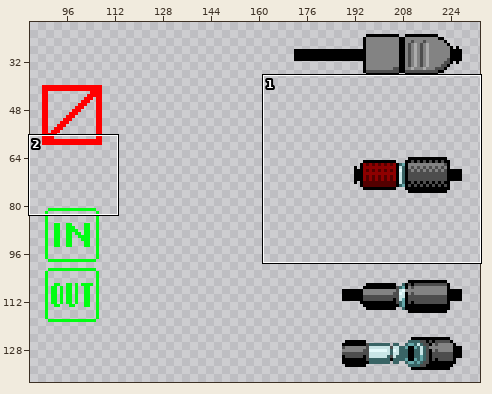
Sprite sheet: connector/connectors.png. The picture above shows the old version from afar; the outline marks the close-up.
Close-up. Before:
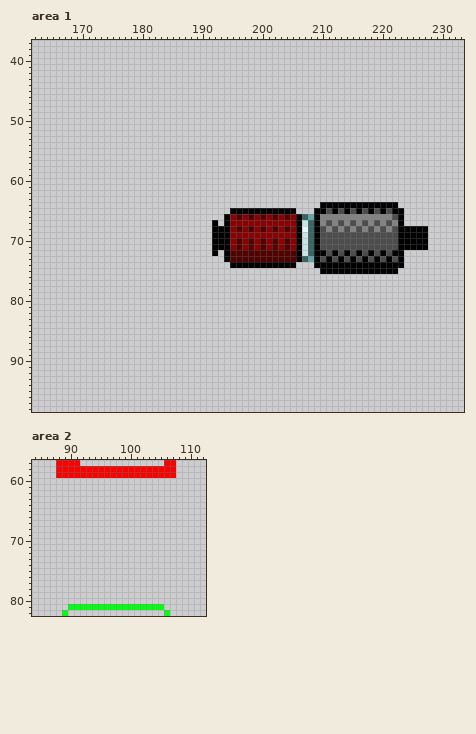
The file is 320x200 pixels. Shown: area 1: x 162..233, y 37..98; area 2: x 84..112, y 57..82. The old version is drawn lined up with the new one. The wide view leaves out empty margins.
Once edited:
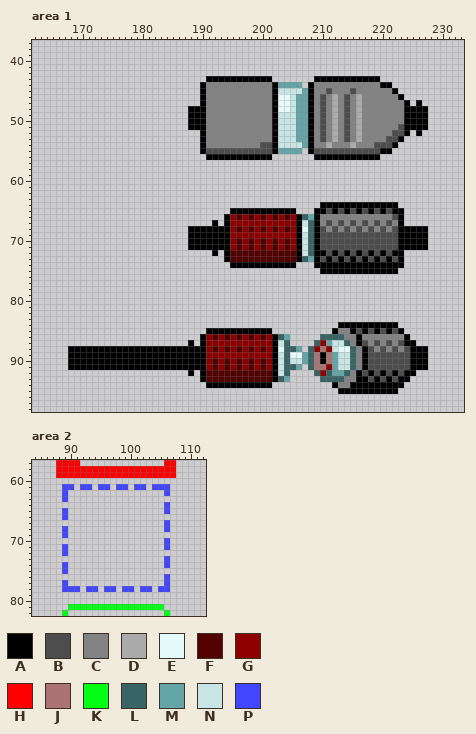
Palette (. is transparent): A #000000  B #4d4d4d  C #838383  D #ababab  E #e4fafb  F #530000  G #8e0000  H #ff0000  J #ab7374  K #00ff12  L #396465  M #64a6a8  N #c8e5e6  P #4246ff
The exact change:
drawings rearranged on the sheet (the old picture shows each at its new place; 1 dropped ones are not shown)
--- area 1
@@ x 186..229 @@
 42 ............................................
-43 ............................................
-44 ............................................
-45 ............................................
-46 ............................................
-47 ............................................
-48 ............................................
-49 ............................................
-50 ............................................
-51 ............................................
-52 ............................................
-53 ............................................
-54 ............................................
-55 ............................................
-56 ............................................
+43 .....AAAAAAAAAAA.......AAAAAAAAAAA..........
+44 ....ACCCCCCCCCCCAMMMM.ACCCCCCCCCCCAA........
+45 ....ACCCCCCCCCCCANNNNMACCBCCCBCCCCCCA.......
+46 ....ACCCCCCCCCCCAEENMMACBCDCBCDCCCCCCA......
+47 ....ACCCCCCCCCCCAEENMMACBCDCBCDCCCCCCCA.A...
+48 ..AAACCCCCCCCCCCAEENMMACBCDCBCDCCCCCCCAAAA..
+49 ..AAACCCCCCCCCCCANNNMMACBCDCBCDCCCCCCCAAAA..
+50 ..AAACCCCCCCCCCCANNNMMACBCDCBCDCCCCCCCAAAA..
+51 ..AAACCCCCCCCCCCANNNMMACBCDCBCDCCCCCCBAAAA..
+52 ....ACCCCCCCCCCCANNNMMACBCDCBCDCCCCCBBA.A...
+53 ....ACCCCCCCCCCCANNNMMACBCDCBCDCCCCBBA......
+54 ....ACCCCCCCCCBBANNNNMACCDCCCDCCCBBBA.......
+55 ....ABBBBBBBBBBBAMMMM.ABBBBBBBBBBBAA........
+56 .....AAAAAAAAAAA.......AAAAAAAAAAA..........
 57 ............................................
@@ x 186..193 @@
 67 ......A.
-68 ......AA
-69 ......AA
-70 ......AA
-71 ......AA
+68 ..AAAAAA
+69 ..AAAAAA
+70 ..AAAAAA
+71 ..AAAAAA
 72 ......A.
@@ x 162..233 @@
 83 ........................................................................
-84 ........................................................................
-85 ........................................................................
-86 ........................................................................
-87 ........................................................................
-88 ........................................................................
-89 ........................................................................
-90 ........................................................................
-91 ........................................................................
-92 ........................................................................
-93 ........................................................................
-94 ........................................................................
-95 ........................................................................
+84 ...................................................AAAAAAAAAA...........
+85 .............................AAAAAAAAAAA..........ACCABABABABA..........
+86 ............................AGFGFGFGFGFGALM.....LLLLCCACCCCCCCA.........
+87 ..........................A.AGGGGGGGGGGGANL....LGMNNLCABCBCBCBAA........
+88 ......AAAAAAAAAAAAAAAAAAAAAAAGFGFGFGFGFGAELLM.LGJGNEELCABCBCBCBAAA......
+89 ......AAAAAAAAAAAAAAAAAAAAAAAGGGGGGGGGGGANLEEMLJAJMNNLCABBBBBBBAAA......
+90 ......AAAAAAAAAAAAAAAAAAAAAAAGFGFGFGFGFGANLNNMLJAJMNNLCABBBBBBBAAA......
+91 ......AAAAAAAAAAAAAAAAAAAAAAAGFGFGFGFGFGANLLM.LJJGMNNLCABBBBBBBAAA......
+92 ..........................A.AFFFFFFFFFFFANL....LGLMMLCABABABABAA........
+93 ............................AFFFFFFFFFFFALM.....LLLLCCAABABABAA.........
+94 .............................AAAAAAAAAAA..........ACCAAAAAAAAA..........
+95 ...................................................AAAAAAAAAA...........
 96 ........................................................................
--- area 2
@@ x 84..112 @@
 60 .............................
-61 .............................
-62 .............................
-63 .............................
-64 .............................
-65 .............................
-66 .............................
-67 .............................
-68 .............................
-69 .............................
-70 .............................
-71 .............................
-72 .............................
-73 .............................
-74 .............................
-75 .............................
-76 .............................
-77 .............................
-78 .............................
+61 .....PP.PP.PP.PP.PP.PPP......
+62 .....P................P......
+63 .....P.......................
+64 ......................P......
+65 .....P................P......
+66 .....P.......................
+67 ......................P......
+68 .....P................P......
+69 .....P.......................
+70 ......................P......
+71 .....P................P......
+72 .....P.......................
+73 ......................P......
+74 .....P................P......
+75 .....P.......................
+76 ......................P......
+77 .....P................P......
+78 .....PPP.PP.PP.PP.PP.PP......
 79 .............................
Boxes around the changes in both close-ups, in picture pixels (x1, y1, x2, y2):
added: (188, 76, 428, 160)
added: (188, 226, 212, 250)
added: (68, 322, 428, 394)
added: (62, 484, 170, 592)
